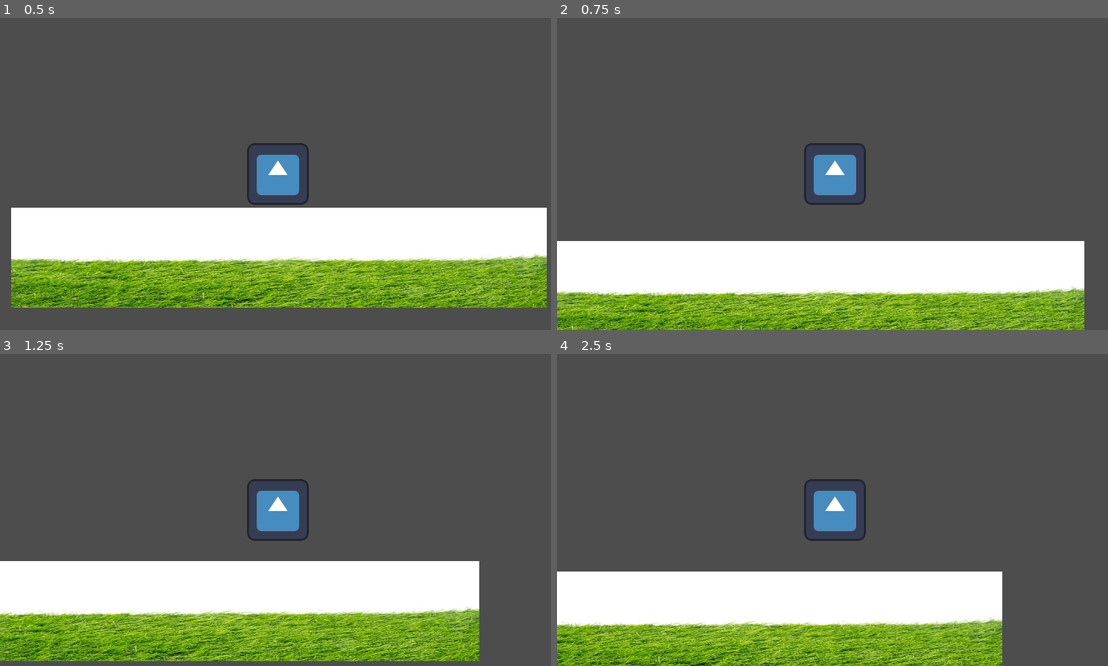
Above: before the commit, frames 1-4 (two rows, left to right).
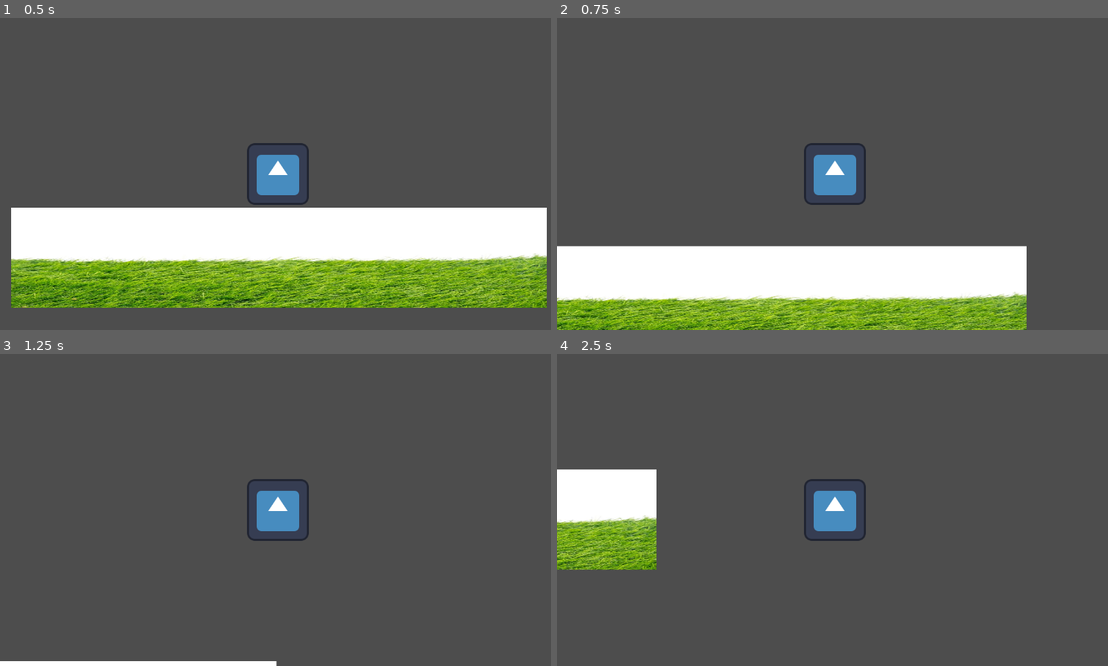
Above: after the commit, the same moments.

Repository: Lolo399-beep/FASTER-35
Game: Godot game, scene res://nivel1.tscn
The game is run twice, just before and just after one commit, with the same random seed, the same clock (stepped at 60 frames per second) and the same inputs. The engine's default icon, where the game draws it, is replaced by a stand-in: a white triangle on a blue panel in a dark square.
Inputs:
- Up to frame 1 (0.5 s): no input
- Up to frame 2 (0.75 s): tap Enter (ui_accept) at 0.5 s; hold Right (ui_right) from 0.53 s (still down); hold Shift from 0.53 s (still down)
- Up to frame 3 (1.25 s): keep holding Right (ui_right); keep holding Shift; tap Enter (ui_accept) at 0.77, 0.8, 1.07 s
- Up to frame 4 (2.5 s): release Shift at 1.28 s; tap Enter (ui_accept) at 1.35, 1.52, 1.82, 2.3 s; tap Shift at 1.55 s; release Right (ui_right) at 2.03 s; hold Left (ui_left) from 2.03 s (still down); hold Shift from 2.03 s (still down)

Frame 1 is identical in both runs. In frame 2, 12% of the frame differs, in the area x 0-96%, y 71-100%; in frame 3, 29%; in frame 4, 30%, in the area x 0-81%, y 36-100%.

Commit message:
Add files via upload

Diff:
--- a/jugador.gd
+++ b/jugador.gd
@@ -1,28 +1,112 @@
 extends CharacterBody2D
 
-# Variables ajustables desde el inspector de Godot
-@export var velocidad : float = 200.0
-@export var fuerza_salto : float = -400.0
+# --- PARÁMETROS DE VIDA ---
+@export var puntos_de_vida: int = 5
 
-# Obtiene la gravedad configurada por defecto en Godot
-var gravedad : float = ProjectSettings.get_setting("physics/2d/default_gravity")
+# --- PARÁMETROS DE VELOCIDAD ---
+@export var velocidad_normal: float = 400.0
+@export var velocidad_turbo: float = 800.0
+@export var velocidad_lenta: float = 150.0
+
+# --- PARÁMETROS DE ENERGÍA ---
+@export var energia_maxima: float = 100.0
+var energia_actual: float = energia_maxima
+var agotado: bool = false
+var puede_recargar: bool = true
+var timer_recarga: Timer
+
+# --- PARÁMETROS DE SALTO ---
+@export var fuerza_salto: float = -450.0
+var saltos_realizados: int = 0
+var max_saltos: int = 3
+
+# --- PARÁMETROS DE INCLINACIÓN ---
+@export var velocidad_rotacion: float = 4.0
+@export var limite_inclinacion_grados: float = 45.0 # Límite para que no se ponga boca abajo
+
+# Obtenemos la gravedad de la configuración del proyecto
+var gravedad: float = ProjectSettings.get_setting("physics/2d/default_gravity")
+
+func _ready() -> void:
+	# Configuramos el temporizador de castigo (1.5 segundos) dinámicamente
+	timer_recarga = Timer.new()
+	timer_recarga.wait_time = 1.5
+	timer_recarga.one_shot = true
+	timer_recarga.timeout.connect(_on_timer_recarga_timeout)
+	add_child(timer_recarga)
 
 func _physics_process(delta: float) -> void:
-	# 1. Aplicar gravedad si el personaje está en el aire
+	# 1. GRAVEDAD Y REINICIO DE SALTOS (Siempre se aplica para no perder la caída)
 	if not is_on_floor():
 		velocity.y += gravedad * delta
+	else:
+		saltos_realizados = 0
 
-	# 2. Controlar el Salto (usa la barra espaciadora o la flecha arriba por defecto)
-	if Input.is_action_just_pressed("ui_accept") and is_on_floor():
-		velocity.y = fuerza_salto
+	# 2. TRIPLE SALTO (Mapeado a la barra espaciadora / "ui_accept")
+	if Input.is_action_just_pressed("ui_accept"):
+		if saltos_realizados < max_saltos:
+			velocity.y = fuerza_salto
+			saltos_realizados += 1
 
-	# 3. Controlar movimiento horizontal (Flechas Izquierda / Derecha)
-	var direccion := Input.get_axis("ui_left", "ui_right")
-	if direccion:
-		velocity.x = direccion * velocidad
+	# 3. INCLINACIÓN DEL AUTO (W/S o Flechas Arriba/Abajo)
+	var direccion_inclinacion = Input.get_axis("ui_up", "ui_down")
+	rotation += direccion_inclinacion * velocidad_rotacion * delta
+
+	# Limitamos la rotación
+	var limite_rad = deg_to_rad(limite_inclinacion_grados)
+	rotation = clamp(rotation, -limite_rad, limite_rad)
+
+	# 4. SISTEMA DE VELOCIDAD Y TURBO (Shift)
+	var velocidad_actual = velocidad_normal
+	var usando_turbo = Input.is_physical_key_pressed(KEY_SHIFT)
+
+	if agotado:
+		velocidad_actual = velocidad_lenta
+	elif usando_turbo and energia_actual > 0:
+		velocidad_actual = velocidad_turbo
+		energia_actual -= 60.0 * delta # Gasta la energía
+
+		if energia_actual <= 0:
+			energia_actual = 0
+			agotado = true
+			puede_recargar = false
+			timer_recarga.start()
 	else:
-		# Frena al personaje suavemente cuando dejas de presionar
-		velocity.x = move_toward(velocity.x, 0, velocidad)
+		velocidad_actual = velocidad_normal
 
-	# 4. Ejecutar el movimiento y activar las físicas de colisión
+		if puede_recargar and energia_actual < energia_maxima:
+			energia_actual += 40.0 * delta
+			if energia_actual > energia_maxima:
+				energia_actual = energia_maxima
+
+	# 5. MOVIMIENTO
+	var input_derecha = Input.get_action_strength("ui_right")
+	var direccion_auto = Vector2(cos(rotation), sin(rotation))
+
+	if input_derecha > 0:
+		# Movimiento horizontal en X
+		velocity.x = direccion_auto.x * velocidad_actual * input_derecha
+
+		# EMPUJE DEL PROPULSOR EN Y (Suma fuerza progresiva sin borrar la gravedad ni los saltos)
+		if usando_turbo and not agotado:
+			# Añade un empuje vertical basado en el ángulo hacia donde apunta el auto
+			velocity.y += direccion_auto.y * velocidad_actual * delta * 2.0
+		else:
+			# Empuje leve si solo se acelera normalmente estando inclinado
+			velocity.y += direccion_auto.y * (velocidad_actual * 0.5) * delta
+	else:
+		# Fricción horizontal si se suelta el acelerador
+		velocity.x = move_toward(velocity.x, 0, velocidad_normal)
+
 	move_and_slide()
+
+# Función que se ejecuta cuando pasan los 1.5 segundos sin energía
+func _on_timer_recarga_timeout() -> void:
+	agotado = false
+	puede_recargar = true
+
+# Función extra para manejar el daño
+func recibir_dano(cantidad: int) -> void:
+	puntos_de_vida -= cantidad
+	if puntos_de_vida <= 0:
+		print("El auto ha sido destruido")
